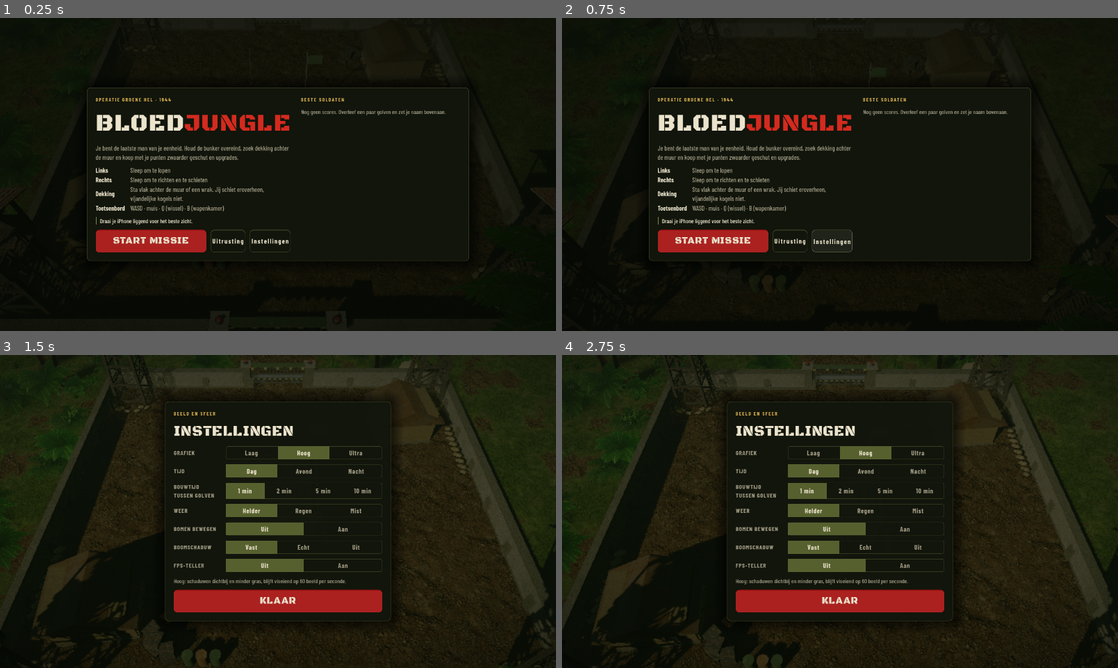
Above: before the commit, frames 1-4 (two rows, left to right).
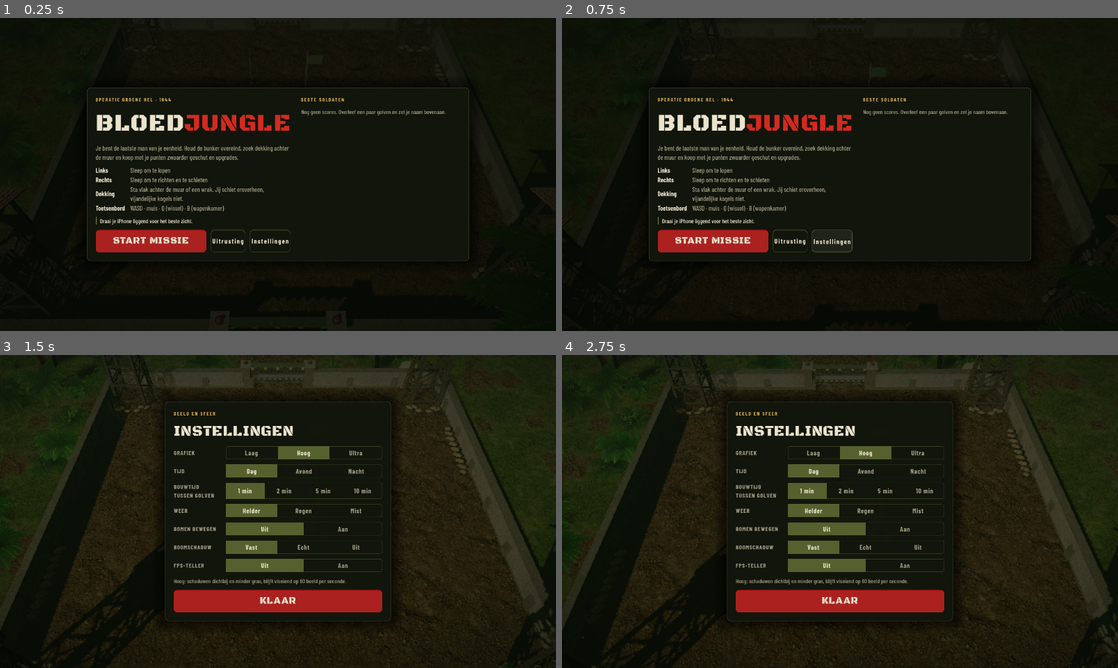
Above: after the commit, the same moments.

Repository: boodschappenmaatje/Bloedjungle-godot
Game: Godot game, scene res://scenes/main.tscn
Two runs of this game, one before a commit and one after it. Both use one fixed random seed, a clock stepped at 60 frames per second and the inputs below.
Inputs (mouse positions are in pixels of both pictures, inside the frame that each line leads up to):
- Up to frame 1 (0.25 s): no input
- Up to frame 2 (0.75 s): tap Enter at 0.5 s; move the mouse to (812, 237) at 0.52 s; hold W from 0.53 s (still down); tap B at 0.6 s; click (812, 237) at 0.67 s
- Up to frame 3 (1.5 s): release W at 1.25 s; drag from (444, 558) to (250, 574) at 1.27 s
- Up to frame 4 (2.75 s): move the mouse to (673, 464) at 2.02 s; hold A from 2.03 s (still down); tap F at 2.1 s

The runs differ from the first frame. In frame 3, 2.6% of the frame differs, in the area x 5-82%, y 7-100%; in frame 4, 2.7%, in the area x 5-82%, y 8-100%.

Commit message:
Basis: hutten en kratten weg, alleen bunker, muren en torens
Co-Authored-By: Claude Sonnet 5.5 <noreply@anthropic.com>
Claude-Session: https://claude.ai/code/session_01RvTk3AeN159VbiALZ2ZDoW

Diff:
--- a/scripts/base_props.gd
+++ b/scripts/base_props.gd
@@ -1,6 +1,6 @@
 class_name BaseProps
 ## De basis: betonnen muur met palen, de bunker met zandzakken en antenne, vier wachttorens,
-## twee hutten en kratten. Muren, bunker, torens en hutten houden kogels en mensen tegen.
+## (hutten en kratten zijn weg). Muren, bunker en torens houden kogels en mensen tegen.
 ## Maten van muur, poorten en bunker komen uit data.gd (zoals in de web-versie).
 
 const C := Data.COMPOUND
@@ -14,10 +14,6 @@
 	for sx in [-1.0, 1.0]:
 		for sz in [-1.0, 1.0]:
 			_tower(root, Vector3(sx * (C - 1.8), 0, sz * (C - 1.8)))
-	_hut(root, Vector3(-9.6, 0, 7.5), 0.12)
-	_hut(root, Vector3(9.4, 0, -8.0), PI + 0.1)
-	_crates(root, Vector3(-6.2, 0, 9.2))
-	_crates(root, Vector3(6.4, 0, -9.6))
 	Kit.sandbags(root, Vector3(-C + 0.7, 0, 3.0), Vector3(-C + 0.7, 0, 8.0), 2, 3)
 	Kit.sandbags(root, Vector3(C - 0.7, 0, -3.0), Vector3(C - 0.7, 0, -8.0), 2, 4)
 
